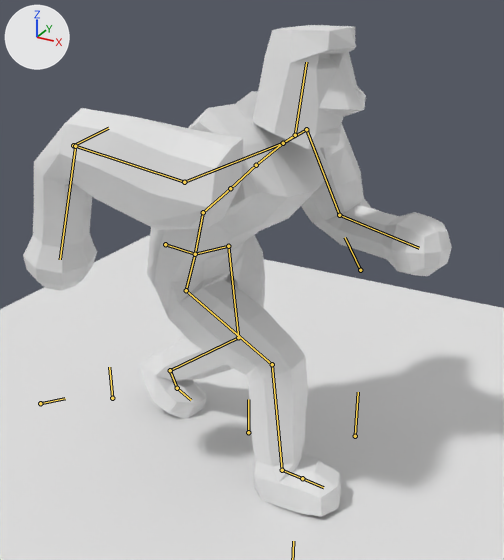
What one commit did to the Blender file Models/Tiki.blend.
Camera for both pictures: a 50 mm camera at (7.78, -11.63, 9.68) aimed at (1.27, 0.21, 3.76). Arrows for +X, +Y and +Z are at upper left; the lights stay in place. Both versions are drawn at frame 0 of the action 'Run'; the numbers are the values there. The bones that bend it are drawn over the model as lines.

Objects in the first picture: 'Plane', 'head', 'torso'.
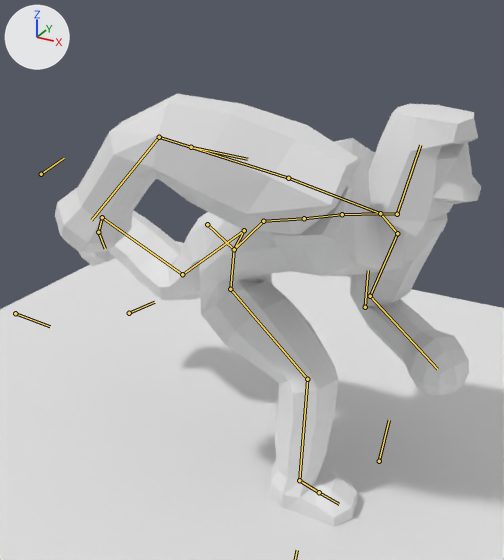
Patch to the scene script:
```diff
--- a/Models/Tiki.blend.py
+++ b/Models/Tiki.blend.py
@@ bone_bone_001 @@
 bone_bone_001 = bpy.data.objects['Tiki'].pose.bones['Bone.001']
-bone_bone_001.location = (-2.75, -3.25, 0.27)
-bone_bone_001.rotation_quaternion = (0.966, 0.0, 0.259, 0.0)  # degrees (0, 30, 0)
+bone_bone_001.location = (-6.36, -0.7, 0.27)
+bone_bone_001.rotation_quaternion = (0.841, 0.127, 0.226, -0.474)  # degrees (0, 30, -59)
@@ bone_bone_024 @@
 bone_bone_024 = bpy.data.objects['Tiki'].pose.bones['Bone.024']
-bone_bone_024.location = (6.38, -2.42, 0.75)
-bone_bone_024.rotation_quaternion = (0.633, -0.21, 0.736, 0.117)  # degrees (29, 101, 56)
+bone_bone_024.location = (6.55, -3.35, 0.75)
+bone_bone_024.rotation_quaternion = (0.642, -0.017, 0.765, -0.047)  # degrees (29, 101, 27)
@@ bone_bone_025 @@
 bone_bone_025 = bpy.data.objects['Tiki'].pose.bones['Bone.025']
-bone_bone_025.location = (3.03, 1.29, -0.46)
-bone_bone_025.rotation_quaternion = (0.845, 0.0, 0.0, -0.535)  # degrees (0, 0, -65)
+bone_bone_025.location = (5.45, 1.53, -0.46)
+bone_bone_025.rotation_quaternion = (0.682, 0.0, 0.0, -0.731)  # degrees (0, 0, -94)
@@ bone_bone_026 @@
 bone_bone_026 = bpy.data.objects['Tiki'].pose.bones['Bone.026']
-bone_bone_026.location = (9.78, 3.55, -2.92)
-bone_bone_026.rotation_quaternion = (0.509, -0.319, 0.675, 0.428)  # degrees (-66, 106, -1)
+bone_bone_026.location = (9.9, -0.37, -2.92)
+bone_bone_026.rotation_quaternion = (0.601, -0.138, 0.734, 0.285)  # degrees (-66, 106, -30)
@@ bone_bone_027 @@
 bone_bone_027 = bpy.data.objects['Tiki'].pose.bones['Bone.027']
-bone_bone_027.location = (-1.65, -0.46, 0.11)
-bone_bone_027.rotation_quaternion = (0.845, 0.0, 0.0, -0.535)  # degrees (0, 0, -65)
+bone_bone_027.location = (-2.03, 1.74, 0.11)
+bone_bone_027.rotation_quaternion = (0.682, 0.0, 0.0, -0.731)  # degrees (0, 0, -94)
@@ bone_bone_028 @@
 bone_bone_028 = bpy.data.objects['Tiki'].pose.bones['Bone.028']
-bone_bone_028.location = (-3.74, 1.32, -0.03)
-bone_bone_028.rotation_quaternion = (0.966, 0.0, 0.259, 0.0)  # degrees (0, 30, 0)
+bone_bone_028.location = (-5.42, 7.53, -0.03)
+bone_bone_028.rotation_quaternion = (0.841, 0.127, 0.226, -0.474)  # degrees (0, 30, -59)
@@ bone_bone_030 @@
 bone_bone_030 = bpy.data.objects['Tiki'].pose.bones['Bone.030']
-bone_bone_030.location = (-0.68, 0.07, 0.0)
-bone_bone_030.rotation_quaternion = (1.0, 0.0, 0.0, 0.0)  # degrees (0, 0, 0)
+bone_bone_030.location = (0.07, 1.1, 0.0)
+bone_bone_030.rotation_quaternion = (0.967, -0.001, 0.0, 0.253)  # degrees (0, 0, 29)
@@ bone_bone_010 @@
 bone_bone_010 = bpy.data.objects['Tiki'].pose.bones['Bone.010']  # child of 'Bone.030'
-bone_bone_010.rotation_quaternion = (0.961, 0.238, -0.038, 0.134)  # degrees (27, -8, 14)
+bone_bone_010.rotation_quaternion = (0.936, 0.228, 0.049, -0.265)  # degrees (24, 12, -29)
@@ bone_bone_013 @@
 bone_bone_013 = bpy.data.objects['Tiki'].pose.bones['Bone.013']  # child of 'Bone.012'
-bone_bone_013.rotation_quaternion = (0.988, 0.07, 0.134, 0.018)  # degrees (9, 15, 3)
+bone_bone_013.rotation_quaternion = (0.955, -0.264, 0.12, 0.062)  # degrees (-30, 15, 3)
@@ bone_bone_007 @@
 bone_bone_007 = bpy.data.objects['Tiki'].pose.bones['Bone.007']  # child of 'Bone.004'
-bone_bone_007.rotation_quaternion = (1.0, 0.0, 0.0, 0.0)  # degrees (0, 0, 0)
+bone_bone_007.rotation_quaternion = (0.961, 0.0, 0.0, -0.275)  # degrees (0, 0, -32)
@@ bone_bone_015 @@
 bone_bone_015 = bpy.data.objects['Tiki'].pose.bones['Bone.015']  # child of 'Bone.005'
-bone_bone_015.rotation_quaternion = (0.921, 0.0, 0.0, 0.39)  # degrees (0, 0, 46)
+bone_bone_015.rotation_quaternion = (0.818, 0.0, 0.0, 0.575)  # degrees (0, 0, 70)
@@ bone_bone_016 @@
 bone_bone_016 = bpy.data.objects['Tiki'].pose.bones['Bone.016']  # child of 'Bone.004'
-bone_bone_016.rotation_quaternion = (1.0, 0.0, 0.0, 0.0)  # degrees (0, 0, 0)
+bone_bone_016.rotation_quaternion = (0.978, 0.207, 0.0, 0.0)  # degrees (24, 0, 0)
@@ bone_bone_019 @@
 bone_bone_019 = bpy.data.objects['Tiki'].pose.bones['Bone.019']  # child of 'Bone.030'
-bone_bone_019.rotation_quaternion = (0.961, 0.186, -0.179, 0.096)  # degrees (20, -22, 7)
+bone_bone_019.rotation_quaternion = (0.936, -0.015, 0.077, 0.344)  # degrees (2, 9, 40)
@@ bone_bone_022 @@
 bone_bone_022 = bpy.data.objects['Tiki'].pose.bones['Bone.022']  # child of 'Bone.021'
-bone_bone_022.rotation_quaternion = (0.98, 0.2, 0.018, 0.016)  # degrees (23, 2, 2)
+bone_bone_022.rotation_quaternion = (0.982, -0.153, -0.108, 0.011)  # degrees (-18, -12, 3)
```

Changed parts and their boxes (x1, y1, x2, y2) in the pictures (504 x 560 px):
'torso', posed: before (23, 91, 452, 517); after (55, 94, 469, 527)
'head', posed: before (253, 25, 366, 149); after (368, 104, 481, 237)
bone 'Bone.001', root to tip: before (248, 432) to (248, 399); after (129, 313) to (154, 302)
bone 'Bone.024', root to tip: before (360, 270) to (345, 237); after (365, 307) to (368, 270)
bone 'Bone.025', root to tip: before (73, 145) to (108, 128); after (191, 147) to (247, 159)
bone 'Bone.027', root to tip: before (40, 403) to (65, 398); after (15, 313) to (50, 326)
bone 'Bone.028', root to tip: before (112, 398) to (109, 367); after (41, 174) to (64, 158)
bone 'Bone.030', root to tip: before (165, 244) to (195, 254); after (207, 224) to (234, 249)
bone 'Bone.010', root to tip: before (195, 254) to (228, 246); after (234, 249) to (244, 230)
bone 'Bone.013', root to tip: before (170, 370) to (177, 388); after (102, 217) to (98, 232)
bone 'Bone.007', root to tip: before (283, 143) to (306, 129); after (380, 213) to (397, 233)
bone 'Bone.015', root to tip: before (295, 135) to (306, 62); after (397, 214) to (420, 145)
bone 'Bone.016', root to tip: before (283, 143) to (184, 182); after (380, 213) to (288, 178)
bone 'Bone.019', root to tip: before (195, 254) to (186, 290); after (234, 249) to (230, 289)
bone 'Bone.022', root to tip: before (282, 470) to (302, 478); after (299, 480) to (319, 492)
